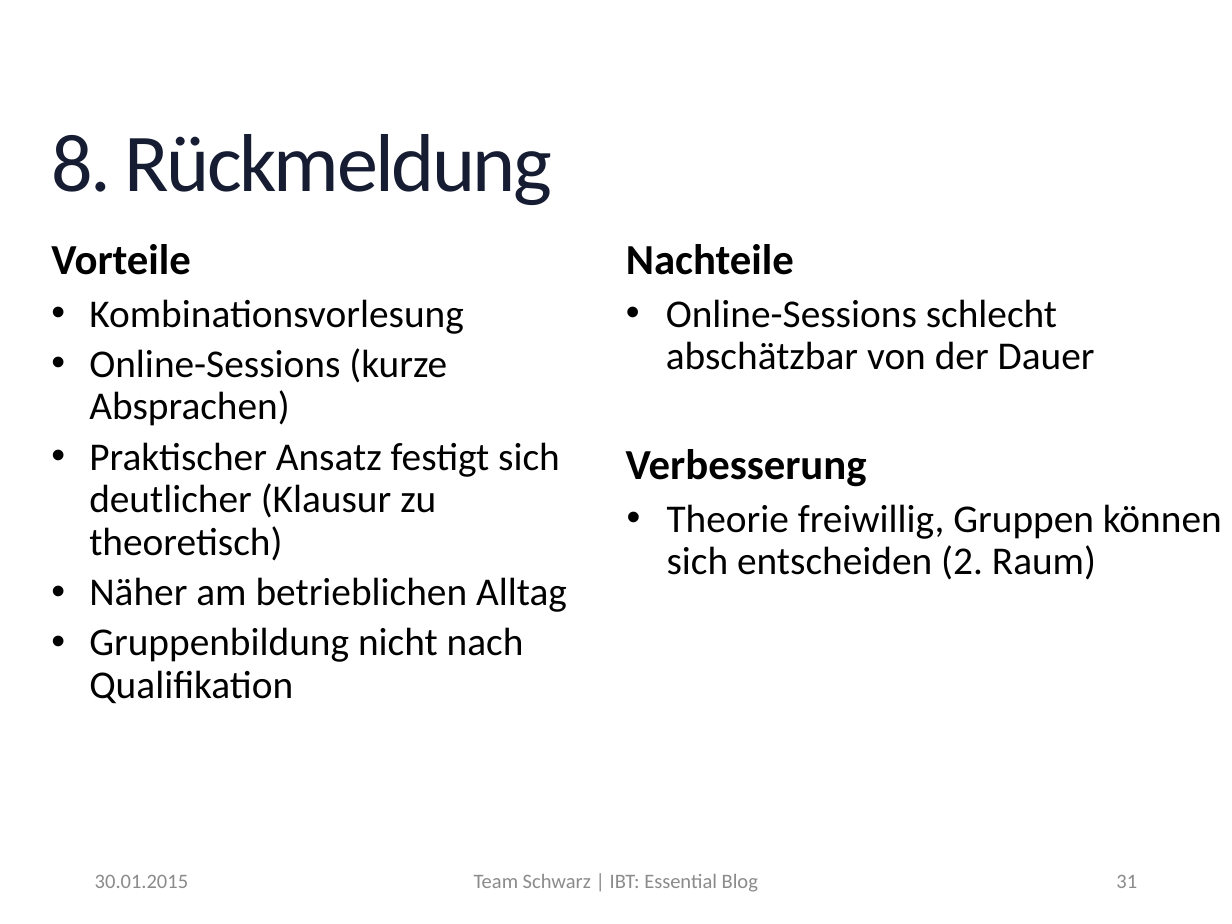
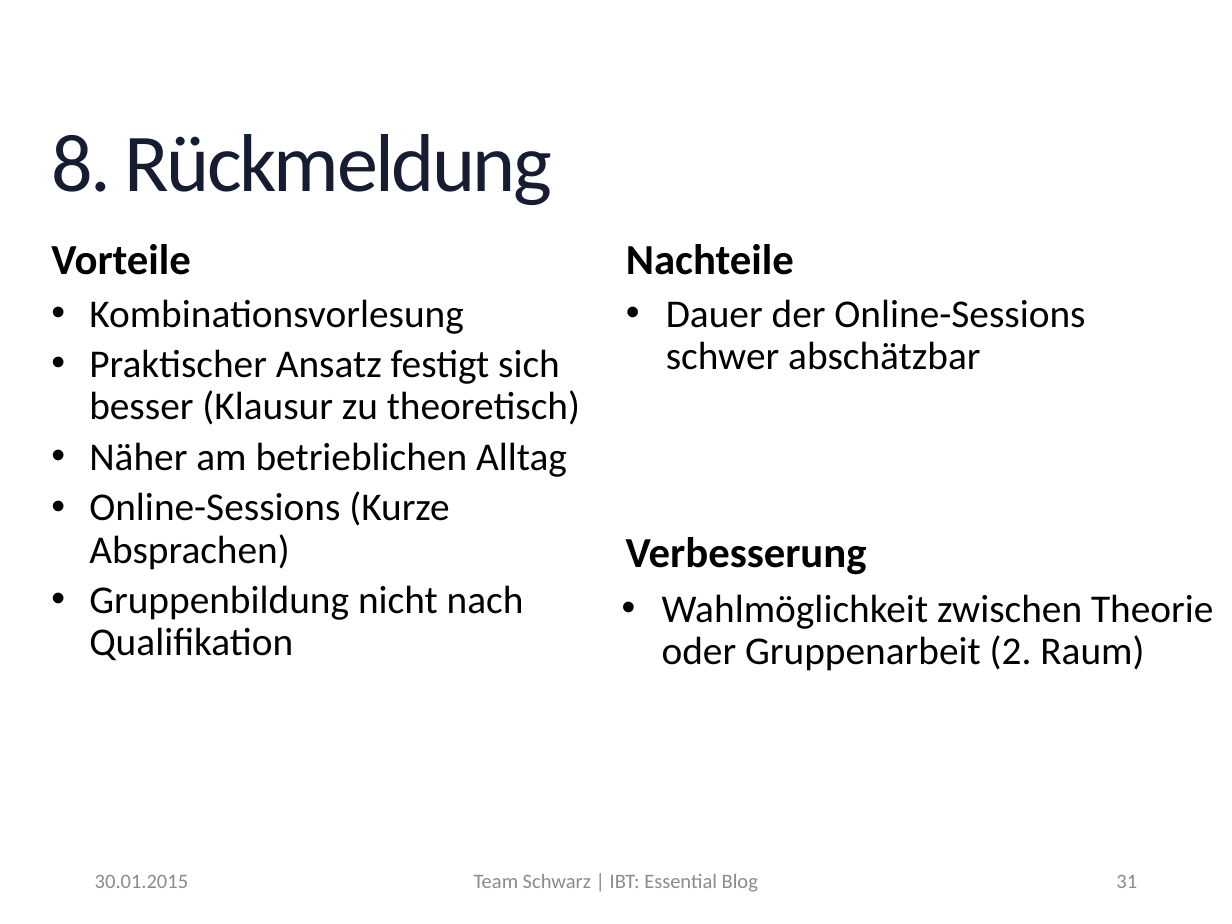
Before and after one commit to MrXXX92/EssentialBlog, a slide deck: slide 31 of Notizen/Präsentation_EssentialBlog.pptx. Drawn at 1232x924 pixels with LibreOffice and Linux fonts; fonts in the diff are those of the drawing; background and template pictures are left out. Boxes give left, top, right and bottom in pixels: in the first picture for what was removed or moved away, otherwise in the second. Text is boxed around its words. In the diff, an @@ line names an element or a change of style, - is before the commit and + after.

```diff
--- a/Notizen/Präsentation_EssentialBlog.pptx
+++ b/Notizen/Präsentation_EssentialBlog.pptx
@@ text at (666,299,1085,370): text changed @@
-• Online-Sessions schlecht abschätzbar von der Dauer
+• Dauer der Online-Sessions schwer abschätzbar
@@ text at (89,349,580,425): text changed @@
-• Online-Sessions (kurze Absprachen)
-• Praktischer Ansatz festigt sich deutlicher (Klausur zu theoretisch)
+• Praktischer Ansatz festigt sich besser (Klausur zu theoretisch)
@@ text at (89,491,449,570): paragraph added @@
+• Online-Sessions (Kurze Absprachen)
@@ text "Verbesserung": place and size @@
-text "Verbesserung" at (626,449,867,487)
+text "Verbesserung" at (626,537,867,575)
@@ text at (662,594,1213,671): text changed @@
-• Theorie freiwillig, Gruppen können sich entscheiden (2. Raum)
+• Wahlmöglichkeit zwischen Theorie oder Gruppenarbeit (2. Raum)
```
Also in this commit, not shown: 14 other slides changed.
